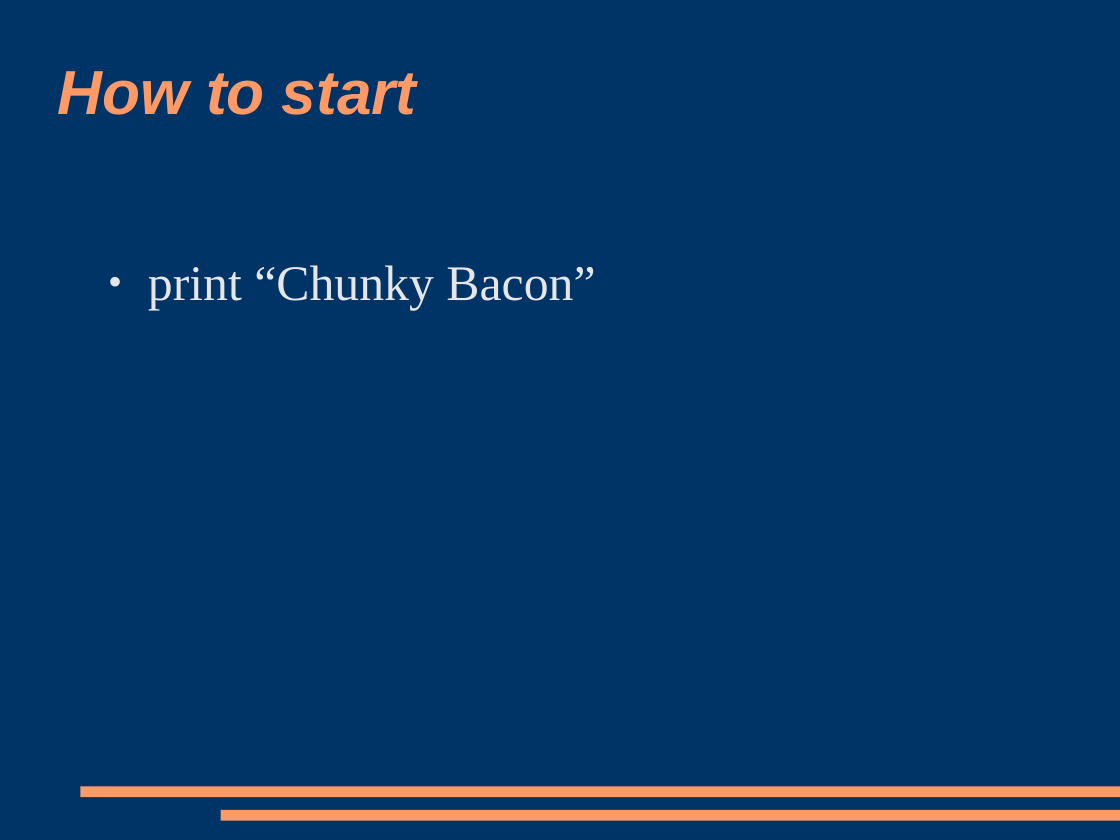
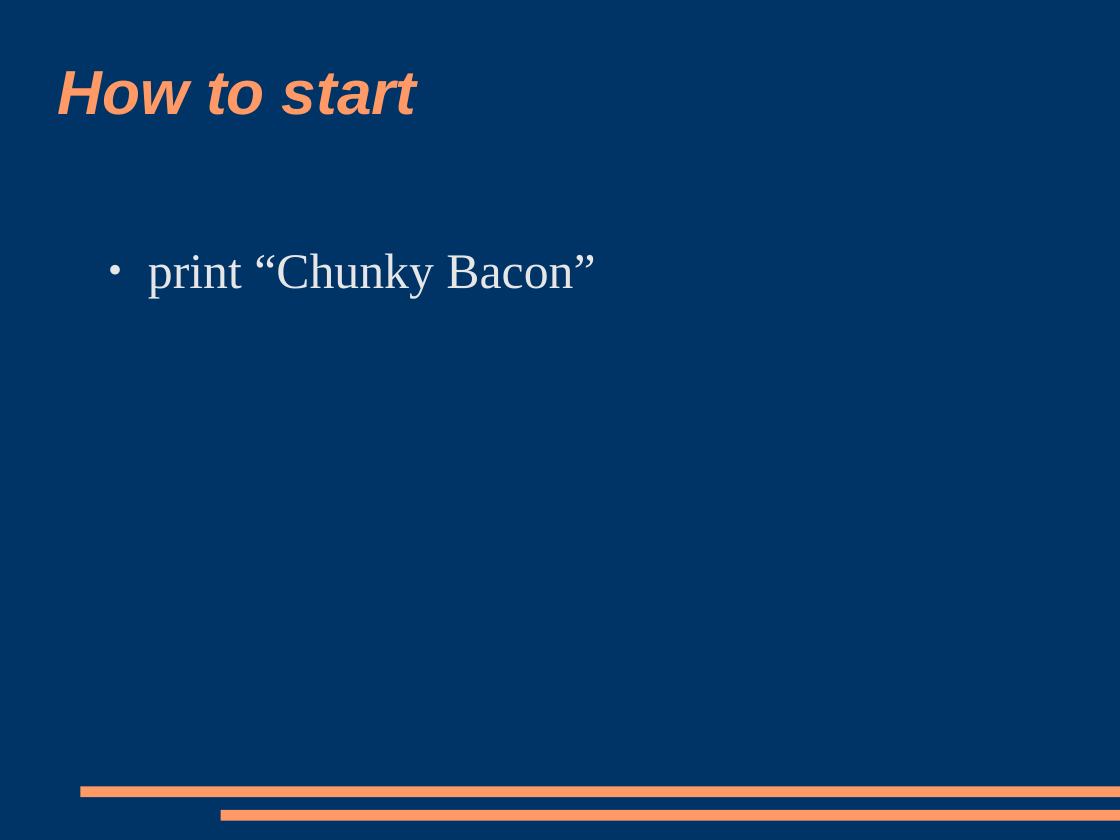
Before and after one commit to sidorovis/restudy, a slide deck: slide 3 of _ООПИС/Lection/ruby.ppt. Drawn at 1120x840 pixels with LibreOffice and Linux fonts; fonts in the diff are those of the drawing. Boxes give left, top, right and bottom in pixels: in the first picture for what was removed or moved away, otherwise in the second. Text is boxed around its words. In the diff, an @@ line names an element or a change of style, - is before the commit and + after.

```diff
--- a/_ООПИС/Lection/ruby.ppt
+++ b/_ООПИС/Lection/ruby.ppt
@@ text "print “Chunky Bacon”" at (148,253,595,298): less space between paragraphs @@
```
Also in this commit, not shown: 2 other slides changed, 9 slides added, 1 slide removed, 1 other file.
